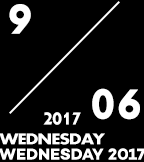
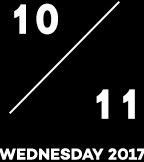
Before/after of a 144px x 162px layered artwork. What changed in the layer stack:
hid "2017" over [43, 112, 81, 125]
hid "WEDNESDAY" over [0, 133, 105, 145]
renamed "06" to "11", painted on it over [92, 88, 140, 120]
renamed "9" to "10", painted on it over [9, 3, 58, 35]
